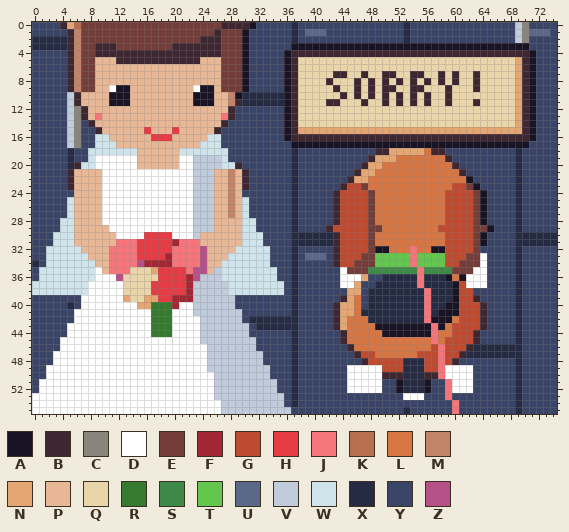
Two versions of one pixel-art file, art/cards/card-wedding-shoot-apologize.aseprite. The picture above was drawn from the file before the commit.
75x56 pixels, 1 frame.
Palette (. is transparent): A #181425  B #3e2731  C #8a857c  D #ffffff  E #733e39  F #a22633  G #be4a2f  H #e43b44  J #f6757a  K #b86f50  L #d77643  M #c28569  N #e4a672  P #e8b796  Q #ead4aa  R #357a2f  S #3e8948  T #63c74d  U #5a6988  V #c0cbdc  W #cfe3ea  X #262b44  Y #3a4466  Z #b55088
Pixels before (only the part around the change), first column x 0:
 0 YYYYBNKEEEEEEEEEEEEEEEEEEEEBBBBAYYYYYXYYYYYYYYYYYYYYYXYYYYYYYYYYYYYYYVCYYYY
 1 YYYYYBMEEEEEEEEEEEEEEEEEEEBEEEAYYYYYYXYUUUYYYYYYYYYYYXYYYYYYYYYYYYYYYVCUUUY
 2 XXXXXBMEEEEEEEEEEEEEEEEEBBBEEEAYYYYYYXYYYYYYYYYYYYYYYXYYYYYYYYYYYYYYYVCYYYY
 3 XXXXXBMEEBBBEEEEEEEEBBBBBBBEEEAYYYYYYAAAAAAAAAAAAAAAAAAAAAAAAAAAAAAAAAAYYYY
 4 YYYYYBMEEBBBBBBBBBBBBBBBBBBEEEAYYYYYABBBBBBBBBBBBBBBBBBBBBBBBBBBBBBBBBBAYYY
 5 YYYYYBMEEPPPBBBBBBBBBBBBPPPEEEAYYYYYABQQQQQQQQQQQQQQQQQQQQQQQQQQQQQQQNBAYYY
 6 YYYYYBMEEPPPPPPPPPPPPPPPPPPEEEAYYYYYABQQQQQQQQQQQQQQQQQQQQQQQQQQQQQQQNBAYYY
 7 YYYYYBMEEPPPPPPPPPPPPPPPPPPEEEAYYYYYABQQQQQBBQQBQQBBQQBBQQBQBQQBQQQQQNBAYYY
 8 YYYYYBMEEPPPPPPPPPPPPPPPPPPEEEAYYYYYABQQQQBQQQBQBQBQBQBQBQBQBQQBQQQQQNBAYYY
 9 YYYYYBMEEPPDAAPPPPPPPPPDAAPEEEAYYYYYABQQQQQBQQBQBQBBQQBBQQQBQQQBQQQQQNBAYYY
10 YYYYYVBPPPPAAAPPPPPPPPPAAAPPMAXXXXXXABQQQQQQBQBQBQBQBQBQBQQBQQQQQQQQQNBAYYY
11 YYYYYVBPPPPAAAPPPPPPPPPAAAPPMBXXXXXXABQQQQBBQQQBQQBQBQBQBQQBQQQBQQQQQNBAYYY
12 YYYYYVCBPPPPPPPPPPPPPPPPPPPPBYYYYYYYABQQQQQQQQQQQQQQQQQQQQQQQQQQQQQQQNBAYYY
13 YYYYYVCBPJPPPPPPPPPPPPPPPPPJBYYYYYYYABQQQQQQQQQQQQQQQQQQQQQQQQQQQQQQQNBAYYY
14 YYYYYVCYBPPPPPPPPPPPPPPPPPPBYYYYYYYYABQQQQQQQQQQQQQQQQQQQQQQQQQQQQQQQNBAYYY
15 YYYYYVCYYBPPPPPPHPPPHPPPPPBYYYYYYYYYABNNNNNNNNNNNNNNNNNNNNNNNNNNNNNNNNBAYYY
16 YYYYYVCYYWWPPPPPPHHHPPPPPWWYYYYYYYYYABBBBBBBBBBBBBBBBBBBBBBBBBBBBBBBBBBAYYY
17 YYYYYVCYYWWWPPPPPPPPPPPPWWWYYYYYYYYYYAAAAAAAAAAAAAAAAAAAAAAAAAAAAAAAAAAYYYY
18 YYYYYXYYWWWWWWWPPPPPPWWWWWWWYYYYYYYYYXYYYYYYYYYYYBBNNNNNLBBYYYYYYYYYYXYYYYY
19 YYYYYXYYWDDDDDDPPPPPPDDVVVVWYYYYYYYYYXYYYYYYYYYYBNNNLLLLLLLBYYYYYYYYYXYYYYY
20 YYYYYXBWWDDDDDDPPPPPPDDVVVVWWBYYYYYYYXYYYYYYYYYBNNLLLLLLLLLLBYYYYYYYYXYYYYY
21 YYYYYBPPPPDDDDDDDDDDDDDVVVPPMPBYYYYYYXYYYYYYYYBNNLLLLLLLLLLLLBYYYYYYYXYYYYY
22 YYYYYBPPPPDDDDDDDDDDDDDVVVPPMPBYYYYYYXYYYYYYYBNNLLLLLLLLLLLLLLAYYYYYYXYYYYY
23 YYYYYBPPPPDDDDDDDDDDDDDVVVPPMPBYYYYYYXYYYYYYBGGELLLLLLLLLLLLGGEAYYYYYXYYYYY
24 YYYYYYPPPPDDDDDDDDDDDDDVVVPPMPYYYYYYYXYYYYYBGGGGELLLLLLLLLLGGGGEAYYYYXYYYYY
25 YYYYYWPPPPDDDDDDDDDDDDDVVVPPMPWYYYYYYXYYYYYBGGGGELLLLLLLLLLGGGGEAYYYYXYYYYY
26 YYYYYWPPPPDDDDDDDDDDDDDVVVPPMPWYYYYYYXYYYYYBGGGGELLLLLLLLLLGGGGEAYYYYXYYYYY
27 YYYYYWPPPPDDDDDDDDDDDDDVVVPPMPWYYYYYYXYYYYYBGGGGELLLLLLLLLLGGGGEAYYYYXYYYYY
28 YYYYWWPPPPDDDDDDDDDDDDDVVVPPPPWWYYYYYXYYYYYBGGGGELLLLLLLLLLGGGGEAYYYYXYYYYY
29 YYYYWWPPPPPDDDDDDDDDDDDVVVPPPPWWYYYYYXYYYYBGGGGGEELLLLLLLLGGGGGEEAYYYXYYYYY
30 YYYWWWPPPPPPDDDDHHHHDDDVPPPPPPWWWYYYYXXXXXXBGGGGELLLLLLLLLLGGGGEAYYYYXXXXXX
31 YYYWWWPPPPPPJJJHHHHHFJJJPPPPPPWWWYYYYXXXXXXBGGGGELLLLLLLLLLGGGGEAYYYYXXXXXX
32 YYWWWWWPPPPJJJJHHHHHJJJJZPPPPWWWWWYYYXYYYYYBGGGGEAALLLJLLAAGGGGEYYYYYXYYYYY
33 YYWWWWWWPPPJJJJHHHHFJJJJZPPPWWWWWWYYYXYUUUYBGGGEETTTTTJTTTTGGGEEDYYYYXYYYYY
34 XYWWWWWWWPPJJJJZFFFFJJJJZPPWWWWWWWYYYXYYYYYBGGEEETTTTTJTTTTGGEEEDYYYYXYYYYY
35 YWWWWWWWWDPJJJQQQNHHHHJZZPVWWWWWWWWYYXYYYYYYDEEESSSSSSSJSSSSEEEDDYYYYXYYYYY
36 YWWWWWWWWDDDZQQQQQHHHHFZVVVWWWWWWWWYYXYYYYYYDDDNYYXXXXXJXXXALADDDYYYYXYYYYY
37 WWWWWWWWDDDDDQQQQHHHHHFVVVVVWWWWWWWWYXYYYYYYDDNYYXXXXXXJXXXXAGDDDYYYYXYYYYY
38 WWWWWWWWDDDDDQQQQHHHHHFVVVVVWWWWWWWWYXYYYYYYYNNYXXXXXXXXJXXXAGGYYYYYYXYYYYY
39 YYYYYYYDDDDDDNQQNNHHFFFVVVVVVYYYYYYYYXYYYYYYBNLYXXXXXXXXJXXXAGGBYYYYYXYYYYY
40 YYYYYXYDDDDDDDDNNRRRFDDVVVVVVYYYYYYYYXYYYYYBNNLYXXXXXXXXJXXAAGGGBYYYYXYYYYY
41 YYYYYYDDDDDDDDDDDRRRDDDVVVVVVVYYYYYYYXYYYYYBNNLXXXXXXXXXJXAAAGGGBYYYYXYYYYY
42 YYYYYYDDDDDDDDDDDRRRDDDDVVVVVVYXXXXXXXYYYYYBNLLLXXXXXXXXJAAALGGGBYYYYXYYYYY
43 YYYYYDDDDDDDDDDDDRRRDDDDVVVVVVVYXXXXXXYYYYYBNLLLLAAAAAAAAJALGGGGBYYYYXYYYYY
44 YYYYYDDDDDDDDDDDDRRRDDDDVVVVVVVYYYYYYXYYYYYYBLLLLLAAAAAAAJLLGGGBYYYYYXYYYYY
45 YYYYDDDDDDDDDDDDDDDDDDDDVVVVVVVVYYYYYXYYYYYYBLLLLLLLLLLLLJLGGGGBYYYYYXYYYYY
46 YYYYDDDDDDDDDDDDDDDDDDDDDVVVVVVVYYYYYXYYYYYYYBLLLLLLLLLLLGJGGGBXXXXXXXYYYYY
47 YYYDDDDDDDDDDDDDDDDDDDDDDVVVVVVVVYYYYXYYYYYYYYBGGLLLLLLGGGJGGBXXXXXXXXYYYYY
48 YYYDDDDDDDDDDDDDDDDDDDDDDVVVVVVVVYYYYXYYYYYYYYYBGGGGGXXXGGJGBYYYYYYYYXYYYYY
49 YYDDDDDDDDDDDDDDDDDDDDDDDVVVVVVVVVYYYXYYYYYYYDDDDDGGGXXXGGJDDDDYYYYYYXYYYYY
50 YYDDDDDDDDDDDDDDDDDDDDDDDDVVVVVVVVYYYXYYYYYYYDDDDDBBBXXXBBJDDDDYYYYYYXYYYYY
51 YDDDDDDDDDDDDDDDDDDDDDDDDDVVVVVVVVVYYXYYYYYYYDDDDDYYAXXXAYYJDDDYYYYYYXYYYYY
52 YDDDDDDDDDDDDDDDDDDDDDDDDDVVVVVVVVVYYXYYYYYYYDDDDDYYAXXXAYYJDDDYYYYYYXYYYYY
53 DDDDDDDDDDDDDDDDDDDDDDDDDDVVVVVVVVVVYXYYYYYYYYYYYYYYYDDDYYYJYYYYYYYYYXYYYYY
54 DDDDDDDDDDDDDDDDDDDDDDDDDDDVVVVVVVVVYXYYYYYYYYYYYYYYYYYYYYYYJYYYYYYYYXYYYYY
55 DDDDDDDDDDDDDDDDDDDDDDDDDDDVVVVVVVVVVYYYYYYYYYYYYYYYYXYYYYYYJYYYYYYYYXYYYYY
Once edited:
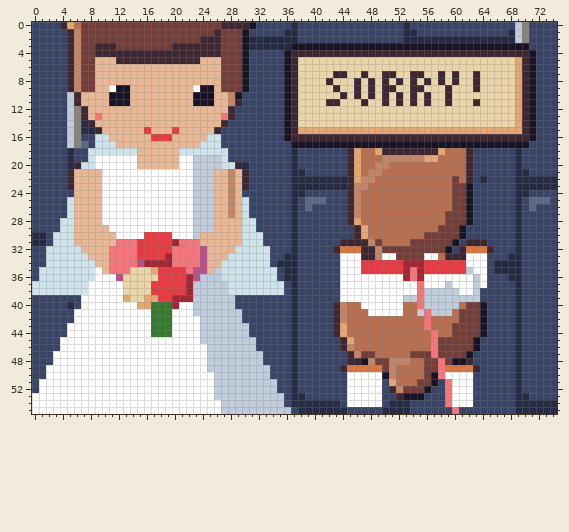
The exact change:
y 1: x 36 Y -> X; x 39..41 UUU -> YYY; x 54 Y -> X; x 68 Y -> X; x 71..73 UUU -> YYY
y 2: x 0..4 XXXXX -> YYYYY; x 31..36 YYYYYY -> XXXXXX; x 54..68 YYYYYYYYYYYYYYY -> XXXXXXXXXXXXXXX
y 3: x 0..4 XXXXX -> YYYYY; x 31..36 YYYYYY -> XXXXXX
y 10..11: x 30..35 XXXXXX -> YYYYYY
y 14: x 7 Y -> X
y 15: x 7..8 YY -> XX
y 17: x 7 Y -> U
y 18: x 45..49 YYYYB -> BNKKN; x 51..56 NNNNNL -> BBBBBB; x 58..62 BYYYY -> NKKKB
y 19: x 45..62 YYYBNNNLLLLLLLBYYY -> BNKKKMMMMMMNNKKKKB
y 20: x 30 Y -> X; x 45..62 YYBNNLLLLLLLLLLBYY -> BNKKMMKKKKKKKKKKKB
y 21: x 38 Y -> X; x 45..62 YBNNLLLLLLLLLLLLBY -> BNKMMKKKKKKKKKKKKB; x 70 Y -> X
y 22: x 38..44 YYYYYYY -> XXXXXXX; x 47..62 NLLLLLLLLLLLLLLA -> MMKKKKKKKKKKKEKB; x 64 Y -> X; x 70..74 YYYYY -> XXXXX
y 23: x 38..63 YYYYYYBGGELLLLLLLLLLLLGGEA -> XXXXXXXBMMKKKKKKKKKKKKEEAY; x 70..74 YYYYY -> XXXXX
y 24: x 38 Y -> X; x 43..64 BGGGGELLLLLLLLLLGGGGEA -> YYBMKKKKKKKKKKKKKEEAYY; x 70 Y -> X
y 25: x 39..41 YYY -> UUU; x 43..64 BGGGGELLLLLLLLLLGGGGEA -> YYBMKKKKKKKKKKKKKEEAYY; x 71..73 YYY -> UUU
y 26: x 39 Y -> U; x 43..64 BGGGGELLLLLLLLLLGGGGEA -> YYBMKKKKKKKKKKKKKEEAYY; x 71 Y -> U
y 27: x 43..64 BGGGGELLLLLLLLLLGGGGEA -> YYBMKKKKKKKKKKKKEEEAYY
y 28: x 43..64 BGGGGELLLLLLLLLLGGGGEA -> YYBNKKKKKKKKKKKKEEEAYY
y 29: x 42..65 BGGGGGEELLLLLLLLGGGGGEEA -> YYYYBNKKKKKKKKKKEEEAYYYY
y 30: x 0..1 YY -> XX; x 38..64 XXXXXBGGGGELLLLLLLLLLGGGGEA -> YYYYYYYYBNKKKKKKKKEEEEEAYYY; x 70..74 XXXXX -> YYYYY
y 31: x 0..1 YY -> XX; x 38..64 XXXXXBGGGGELLLLLLLLLLGGGGEA -> YYYYYYBBBBMEKKKKEEEEEEAYBBB; x 70..74 XXXXX -> YYYYY
y 32: x 44..65 GGGGEAALLLJLLAAGGGGEYY -> LLLBBMEEEEEEEEEAYBLLLB
y 33: x 36 Y -> X; x 39..41 UUU -> YYY; x 43..63 BGGGEETTTTTJTTTTGGGEE -> YDDDBBMDDEEEEDDKBBBDD; x 68 Y -> X
y 34: x 0 X -> Y; x 35..36 YY -> XX; x 43..63 BGGEEETTTTTJTTTTGGEEE -> YDDDHHHHHHFFFHHHHHHDD; x 66..68 YYY -> XXX
y 35: x 36 Y -> X; x 45..62 EEESSSSSSSJSSSSEEE -> DDHHHHHHFJFHHHHHHV; x 66..68 YYY -> XXX
y 36: x 36 Y -> X; x 47..61 NYYXXXXXJXXXALA -> DDDDDDFJFDDDDDD; x 63 D -> V; x 68 Y -> X
y 37: x 46..54 NYYXXXXXX -> DDDDDDDDD; x 56..61 XXXXAG -> DDDVDD; x 63 D -> V
y 38: x 44..63 YNNYXXXXXXXXJXXXAGGY -> DDDDDDDDDDDJVVVVVDDV
y 39: x 44..63 BNLYXXXXXXXXJXXXAGGB -> DDDDDDDDDVVJVVVVVVVV
y 40: x 44..64 NNLYXXXXXXXXJXXAAGGGB -> MKKDDDDDDKKJVVVVVKEEA
y 41: x 44..55 NNLXXXXXXXXX -> MKKKDDDDDKKV; x 57..64 XAAAGGGB -> VVVKEEEA
y 42: x 31..36 XXXXXX -> YYYYYY; x 44..55 NLLLXXXXXXXX -> MKKKKKKKKKKK; x 57..64 AAALGGGB -> KKKKEEEA
y 43: x 32..36 XXXXX -> YYYYY; x 45..64 LLLLAAAAAAAAJALGGGGB -> KKKKKKKKKKKJKKKEEEEA
y 44: x 43..56 YBLLLLLAAAAAAA -> BNKKKKKKKKKKKK; x 58..64 LLGGGBY -> KKEEEEA
y 45: x 45..56 LLLLLLLLLLLL -> NKKKKKKKKKKK; x 58..63 LGGGGB -> EEEEEA
y 46: x 44..68 YBLLLLLLLLLLLGJGGGBXXXXXX -> BMKKKKKKKKKKKJEEEEEAYYYYY
y 47: x 45..68 YBGGLLLLLLGGGJGGBXXXXXXX -> BMEEKKKKKEEEJEEEEAYYYYYY
y 48: x 45..57 YYBGGGGGXXXGG -> BBAMEEMMMKKEE; x 59..62 GBYY -> EAAB
y 49: x 44..57 YDDDDDGGGXXXGG -> BLLLLLEMKKKKEE; x 59..63 DDDDY -> LLLLB
y 50: x 50..57 BBBXXXBB -> AMKKKKEA
y 51: x 51..57 YAXXXAY -> NKKKEEA
y 52: x 51..55 YAXXX -> BMEEE
y 53: x 38 Y -> X; x 45..49 YYYYY -> DDDDD; x 52..55 YDDD -> BAAA; x 60..62 YYY -> DDD; x 70 Y -> X
y 54: x 38..43 YYYYYY -> XXXXXX; x 45..49 YYYYY -> DDDDD; x 51..53 YYY -> XXX; x 59..62 YJYY -> JDDD; x 70..74 YYYYY -> XXXXX
y 55: x 38..44 YYYYYYY -> XXXXXXX; x 50..52 YYY -> XXX; x 70..74 YYYYY -> XXXXX
Changed places in both pictures, as pixel boxes (x1, y1, x2, y2):
changed: (249, 29, 326, 50)
changed: (410, 29, 550, 43)
changed: (32, 36, 67, 50)
changed: (242, 92, 284, 106)
changed: (81, 120, 95, 148)
changed: (249, 148, 557, 414)
changed: (242, 162, 249, 169)
changed: (32, 232, 46, 267)
